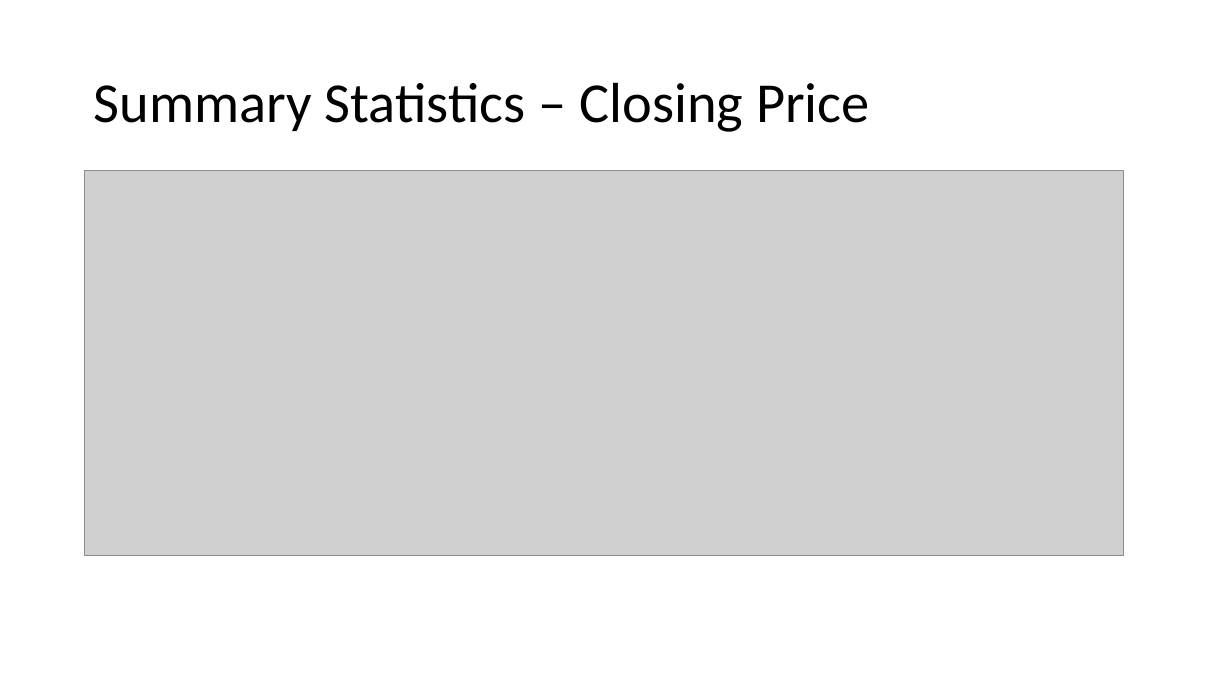
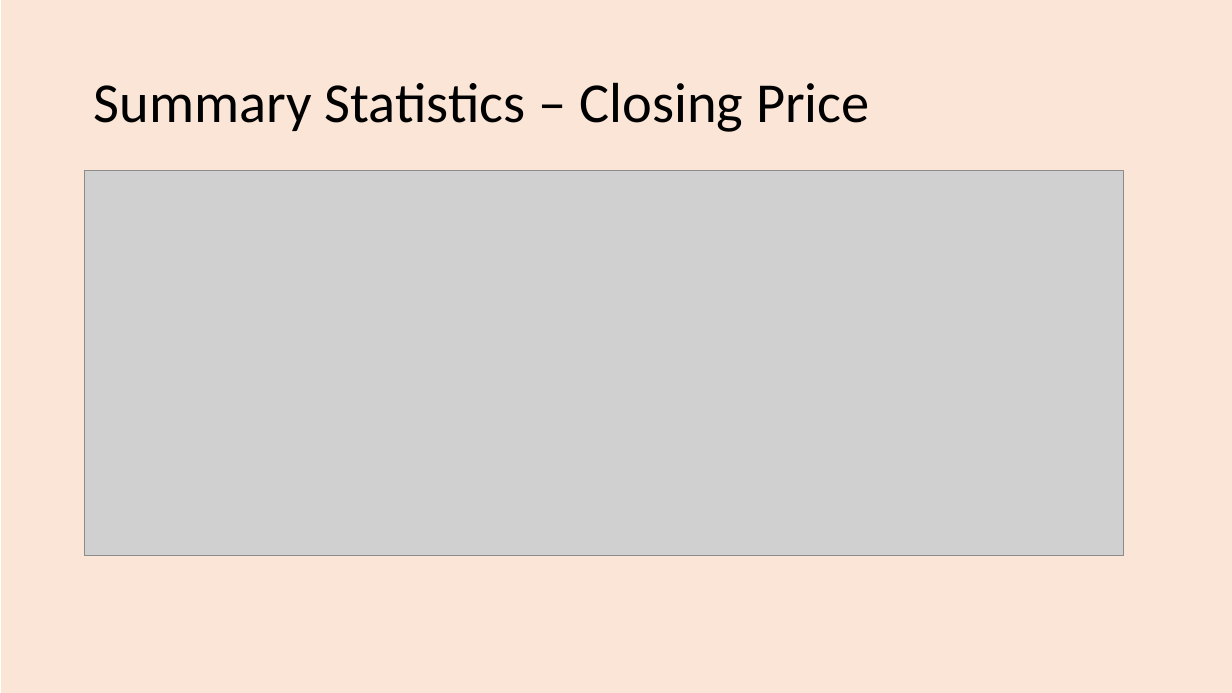
Before and after one commit to sarahheavner/Project1, a slide deck: slide 5 of Cryptocurrency_Presentation.pptx. Drawn at 1232x693 pixels with LibreOffice and Linux fonts; fonts in the diff are those of the drawing; grey boxes stand for pictures. Boxes give left, top, right and bottom in pixels: in the first picture for what was removed or moved away, otherwise in the second. Text is boxed around its words. In the diff, an @@ line names an element or a change of style, - is before the commit and + after.

```diff
--- a/Cryptocurrency_Presentation.pptx
+++ b/Cryptocurrency_Presentation.pptx
@@ background #FFFFFF to pattern #FBE5D6 on #FFFFFF @@
```
Also in this commit, not shown: 7 other slides changed, 1 slide added, 1 other file.
